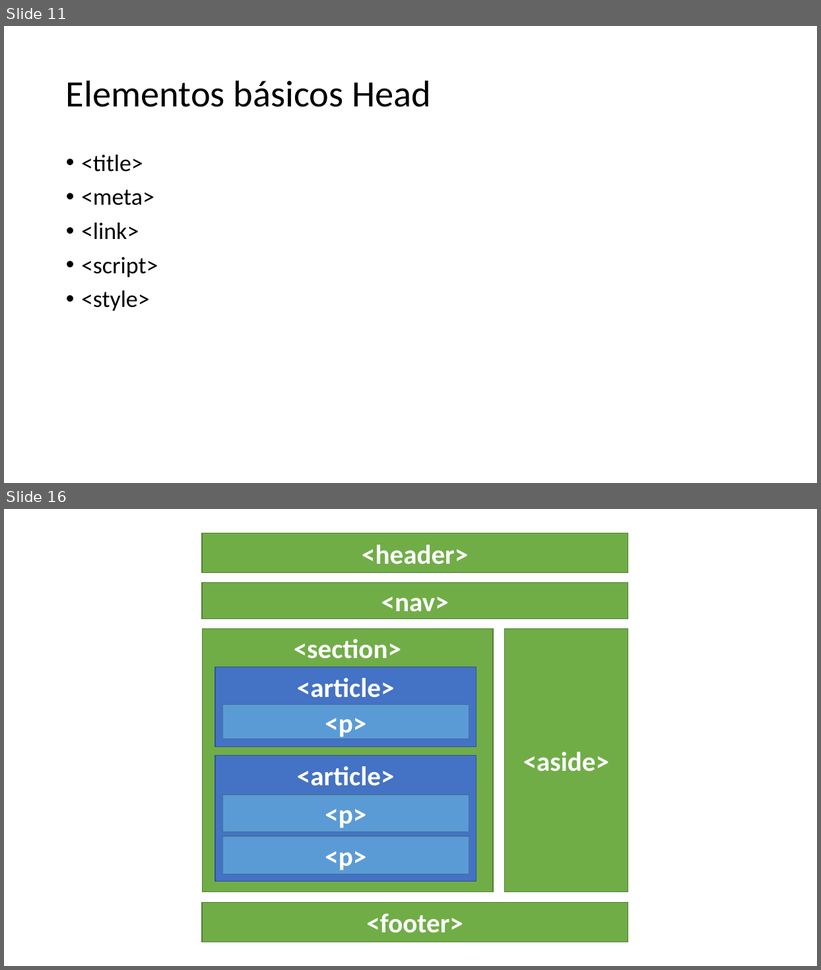
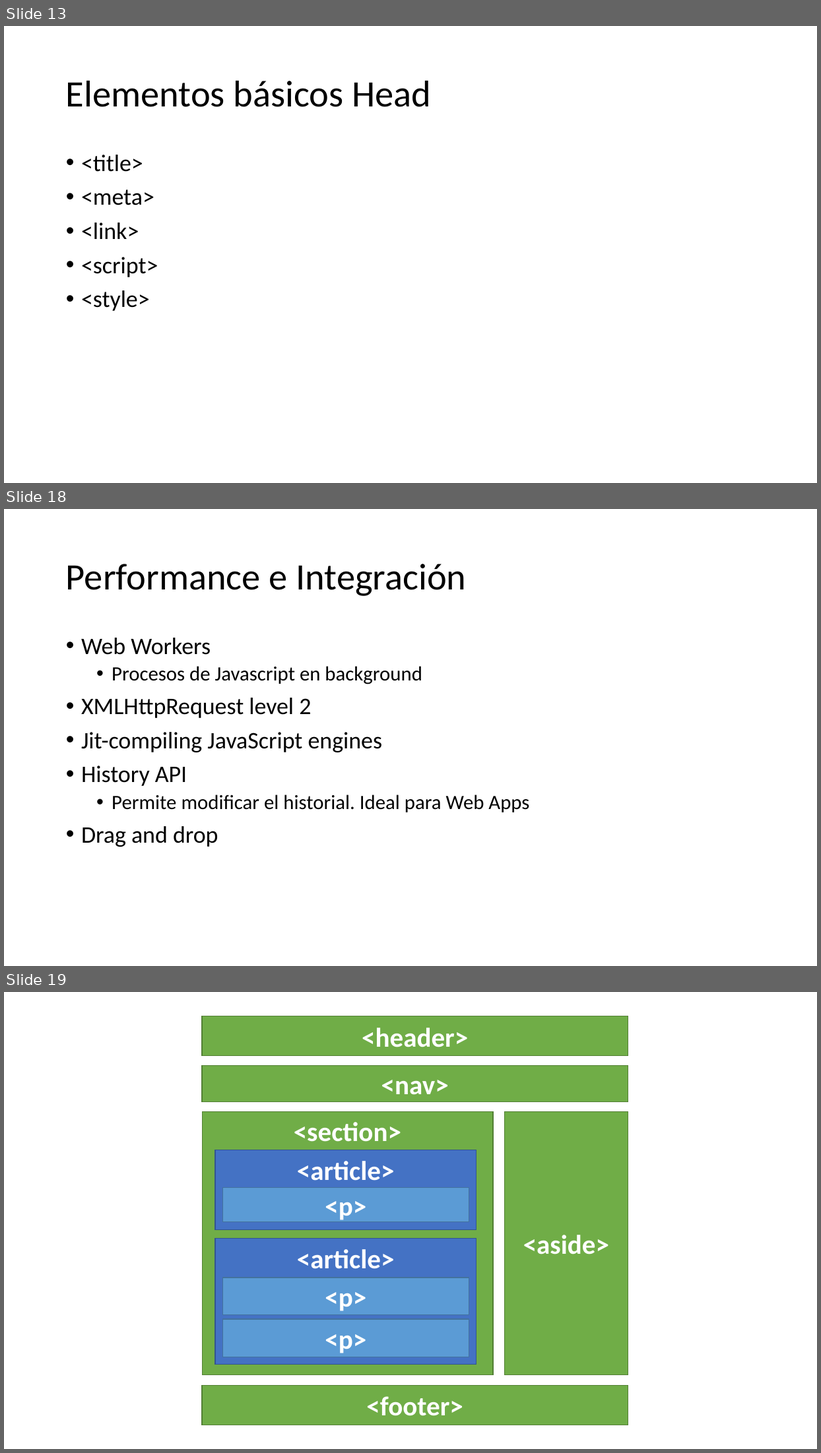
Before and after one commit to Nuevas-Tecnologias-FIUBA/Clase-HTML-CSS, a slide deck: Slides/Clase.pptx. Shown one above the other, each under a label of ours: slides 11 and 16 before the commit, slides 13, 18 and 19 after it; the slides between them are not shown. The pictures are 821x970 and 821x1453 pixels, drawn with LibreOffice and Linux fonts; fonts in the diff are those of the drawing. Boxes give left, top, right and bottom in pixels: in the first picture for what was removed or moved away, otherwise in the second. Text is boxed around its words. In the diff, an @@ line names an element or a change of style, - is before the commit and + after.

```diff
--- a/Slides/Clase.pptx
+++ b/Slides/Clase.pptx
@@ slide 18 added at [4, 509, 817, 966], background #FFFFFF @@
@@ title added at [66, 564, 466, 596], 44 pt, text #000000 @@
+Performance e Integración
@@ text added at [81, 638, 529, 847], 28 pt, text #000000 @@
+• Web Workers
+  • Procesos de Javascript en background
+• XMLHttpRequest level 2
+• Jit-compiling JavaScript engines
+• History API
+  • Permite modificar el historial. Ideal para Web Apps
+• Drag and drop
@@ what was slide 11 is now slide 13 @@
@@ what was slide 16 is now slide 19 @@
```
Also in this commit, not shown: 8 slides changed, 10 other slides added, 2 slides removed.
